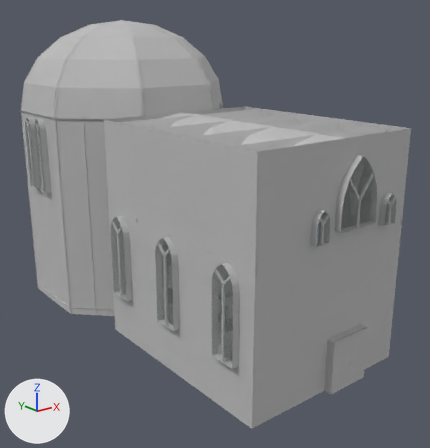
A saved change to the glTF model game/assets/modelle/gebaeude/neubau/dom_evangelisch_innen.glb.
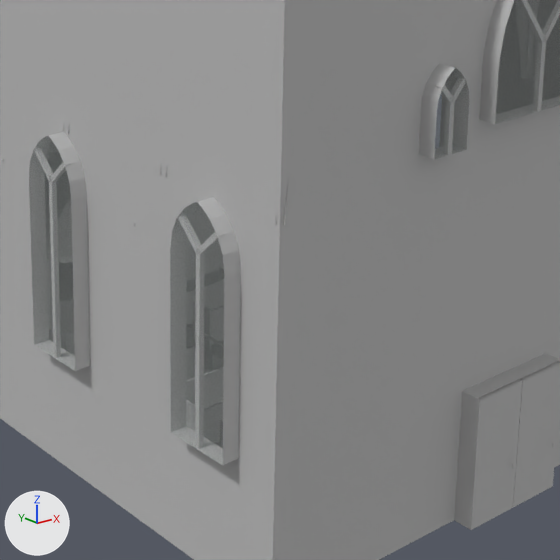
There are two pictures of each version: one whole from a 50 mm camera at (-19.55, -30.24, 16.2) aimed at (0.94, -4.63, 5.96), one close up on the part from 33% to 85% of the width and 41% to 91% of the height. The lights are fixed; the arrows at lower left show +X, +Y and +Z. The last two pictures show the newer version. Vertices at exactly the same position are counted once.

The older version as bpy lines, for what is in view:
```python
me_glas_dom = bpy.data.meshes.new('Glas_Dom')
me_glas_dom.from_pydata(...)  # 271 vertices, 143 faces; spans x -6.2..6.2, y -14.6..4.3, z 2.9..11.8
me_glas_dom.materials.append(mat_innenglas)  # light grey #c4cecb
me_moebel_dom = bpy.data.meshes.new('Moebel_Dom')
me_moebel_dom.from_pydata(...)  # 2125 vertices, 2594 faces; spans x -5.9..5.9, y -14.8..5.7, z 0.2..6.3
me_moebel_dom.materials.append(mat_innen)  # grey #bcbcbc
me_raum_dom = bpy.data.meshes.new('Raum_Dom')
me_raum_dom.from_pydata(...)  # 3313 vertices, 4166 faces; spans x -6.2..6.2, y -14.7..9.2, z 0.3..17.2
me_raum_dom.materials.append(mat_innen)  # grey #bcbcbc
ob_glas_dom = bpy.data.objects.new('Glas_Dom', me_glas_dom)
ob_glas_dom.location = (0.0, 0.0, 0.0)
ob_moebel_dom = bpy.data.objects.new('Moebel_Dom', me_moebel_dom)
ob_moebel_dom.location = (0.0, 0.0, 0.0)
ob_raum_dom = bpy.data.objects.new('Raum_Dom', me_raum_dom)
ob_raum_dom.location = (0.0, 0.0, 0.0)
```
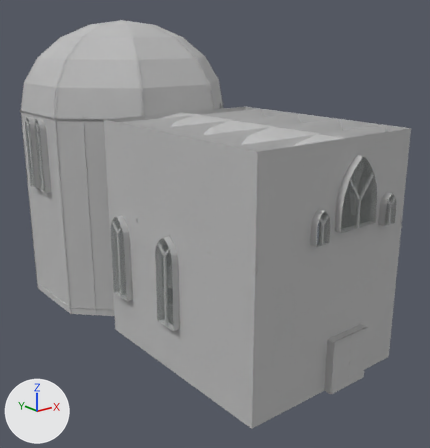
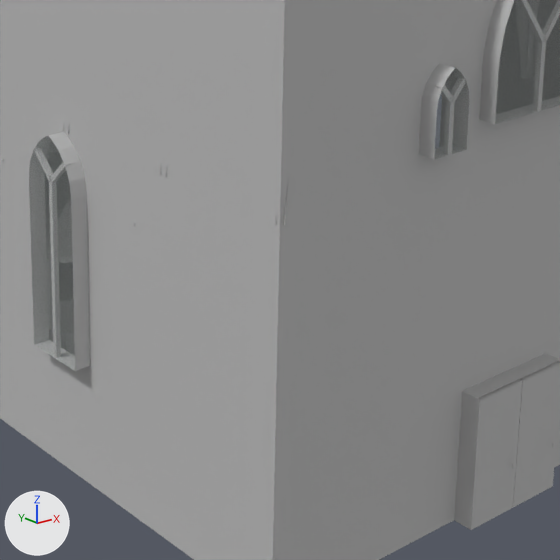
Commit message: Dom evangelisch: Prüfer-Befunde behoben, Strahlenprüfungen in dom_messen

Where the change shows, as pixel boxes [x1, y1, x2, y2] in the close-ups (560 x 560 px):
part 1 of me_glas_dom, deleted: before [170, 218, 224, 465]
part 2 of me_glas_dom, deleted: before [185, 203, 209, 219]
part 3 of me_glas_dom, deleted: before [177, 208, 217, 236]
part 4 of me_glas_dom, deleted: before [194, 202, 200, 206]
part 5 of me_raum_dom, deleted: before [65, 132, 280, 480]

What changed in the scene script:
```text
Change me_glas_dom:
    used by ob_glas_dom; location = (0.0, 0.0, 0.0)
    remove me_glas_dom.from_pydata(...)  # 271 vertices, 143 faces; spans x -6.2..6.2, y -14.6..4.3, z 2.9..11.8
    add me_glas_dom.from_pydata(...)  # 251 vertices, 132 faces; spans x -6.2..6.2, y -14.6..4.3, z 2.9..11.8
    me_glas_dom part 1: the loose piece of 9 vertices spanning x -5.2, y -13.4..-12.0, z 2.9..7.0 is deleted
    me_glas_dom part 2: the loose piece of 4 vertices spanning x -5.2, y -13.0..-12.4, z 7.2..7.3 is deleted
    me_glas_dom part 3: the loose piece of 4 vertices spanning x -5.2, y -13.2..-12.2, z 7.0..7.2 is deleted
    me_glas_dom part 4: the loose piece of 3 vertices spanning x -5.2, y -12.8..-12.6, z 7.3..7.4 is deleted
Change me_raum_dom:
    used by ob_raum_dom; location = (0.0, 0.0, 0.0)
    remove me_raum_dom.from_pydata(...)  # 3313 vertices, 4166 faces; spans x -6.2..6.2, y -14.7..9.2, z 0.3..17.2
    add me_raum_dom.from_pydata(...)  # 3220 vertices, 4028 faces; spans x -6.2..6.2, y -14.7..9.2, z 0.3..17.2
    me_raum_dom part 5: 69 vertices removed from x -5.2..-4.8, y -13.4..-12.0, z 2.9..7.4
    other edits to the shape of me_raum_dom do not show in these pictures
```
